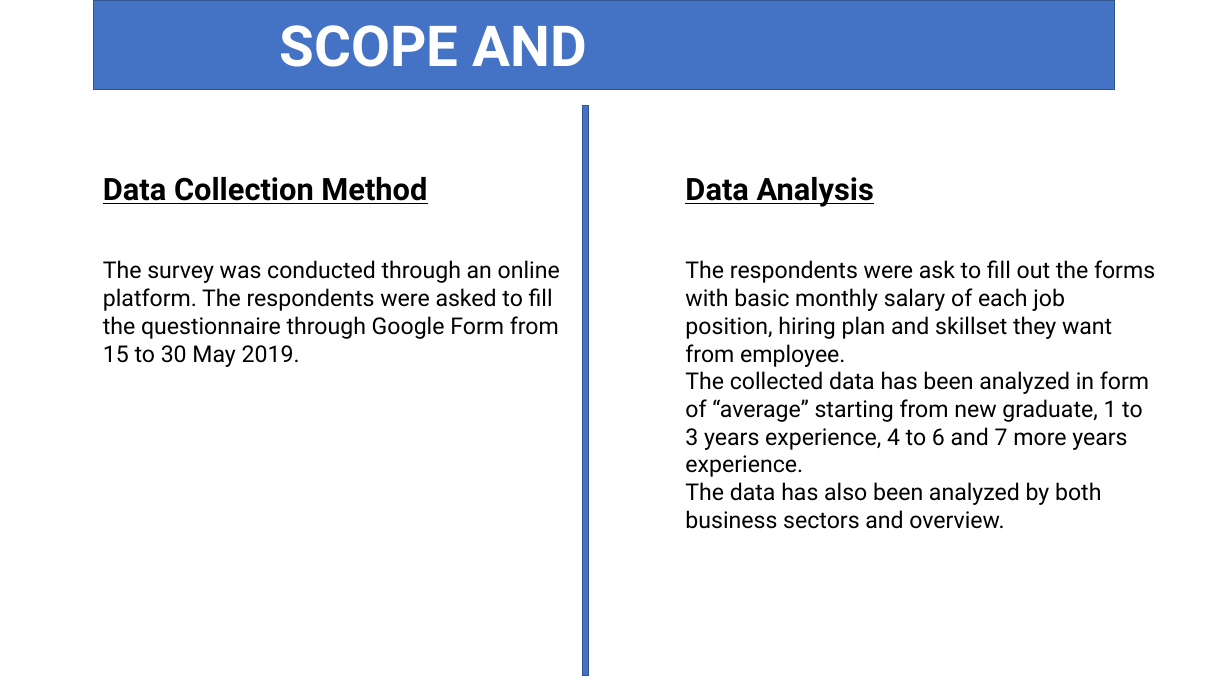
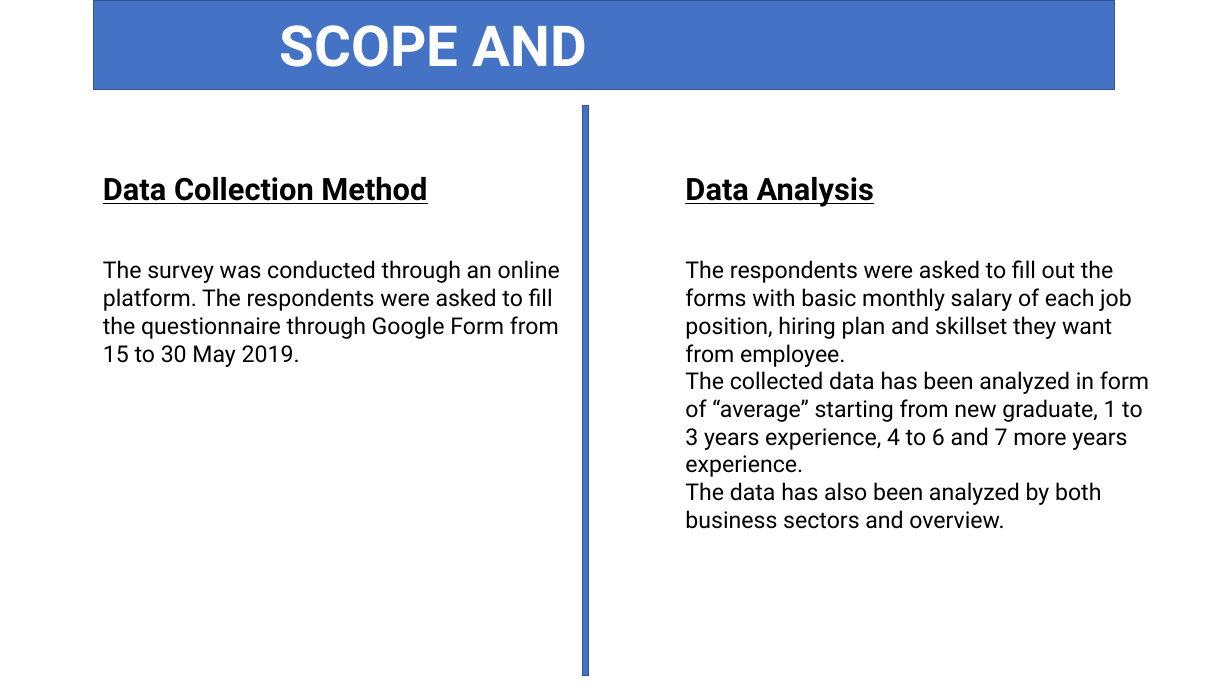
Before and after one commit to Phoud/108salarysurvey2, a slide deck: slide 5 of Presentation/Presentation.pptx (slide 4 before the commit). Drawn at 1232x693 pixels with LibreOffice and Linux fonts; fonts in the diff are those of the drawing; background and template pictures are left out. Boxes give left, top, right and bottom in pixels: in the first picture for what was removed or moved away, otherwise in the second. Text is boxed around its words. In the diff, an @@ line names an element or a change of style, - is before the commit and + after.

```diff
--- a/Presentation/Presentation.pptx
+++ b/Presentation/Presentation.pptx
@@ text at <box>685,260,1132,367</box>: text changed @@
-The respondents were ask to fill out the forms with basic monthly salary of each job position, hiring plan and skillset they want from employee.
+The respondents were asked to fill out the forms with basic monthly salary of each job position, hiring plan and skillset they want from employee.
```
Also in this commit, not shown: 4 other slides changed, 2 slides added, 1 slide removed, 3 other files.
